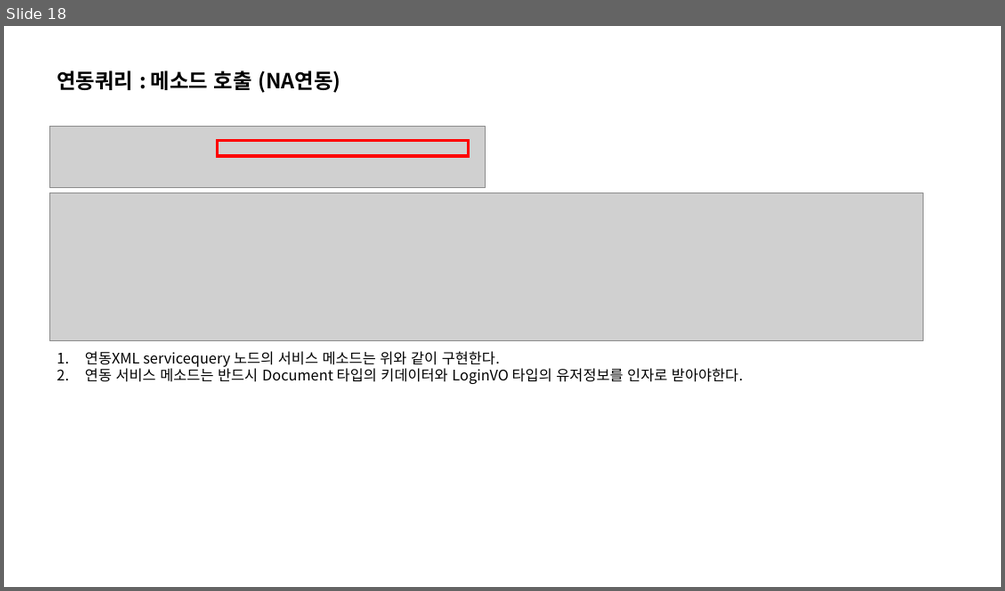
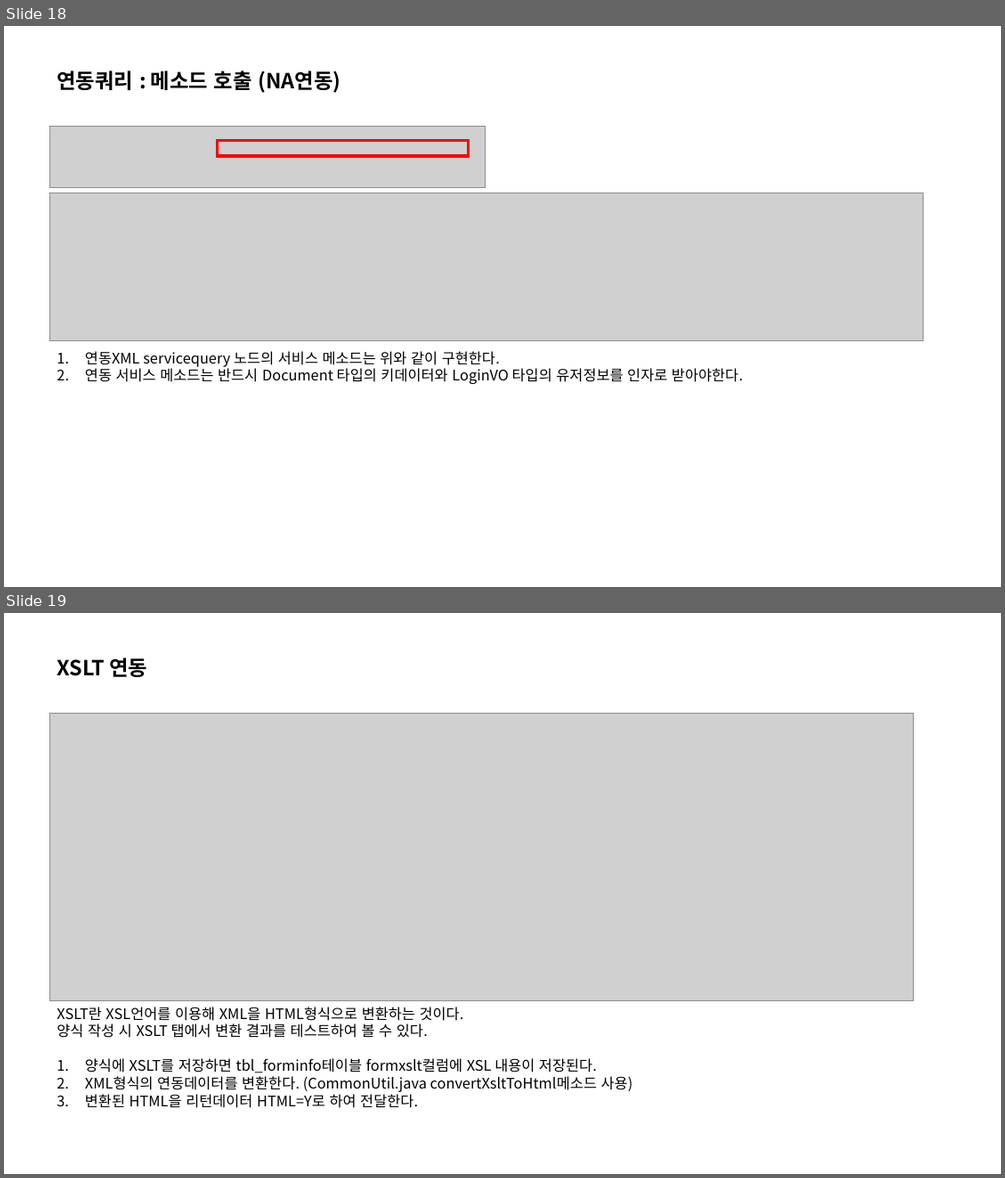
Before and after one commit to Shim8934/refactor_ezFlow4Java, a slide deck: docs/tech/ezApprovalG/전자결재연동/전자결재 연동 개발 가이드 문서.pptx. Shown one above the other, each under a label of ours: slide 18 before the commit, slides 18 and 19 after it. The pictures are 1005x591 and 1005x1178 pixels, drawn with LibreOffice and Linux fonts; fonts in the diff are those of the drawing; grey boxes stand for pictures. Boxes give left, top, right and bottom in pixels: in the first picture for what was removed or moved away, otherwise in the second. Text is boxed around its words. In the diff, an @@ line names an element or a change of style, - is before the commit and + after.

Commit message:
* 전자결재 연동 개발 가이드 문서 업데이트 (XSLT)

```diff
--- a/docs/tech/ezApprovalG/전자결재연동/전자결재 연동 개발 가이드 문서.pptx
+++ b/docs/tech/ezApprovalG/전자결재연동/전자결재 연동 개발 가이드 문서.pptx
@@ slide 19 added at (x1=4, y1=613, x2=1001, y2=1174), background #FFFFFF @@
@@ text added at (x1=57, y1=657, x2=147, y2=677), 20 pt, text #000000, bold @@
+XSLT 연동
@@ picture added at (x1=49, y1=714, x2=914, y2=1000) @@
@@ text added at (x1=57, y1=1006, x2=633, y2=1108), 14 pt, text #000000 @@
+XSLT란 XSL언어를 이용해 XML을 HTML형식으로 변환하는 것이다.
+양식 작성 시 XSLT 탭에서 변환 결과를 테스트하여 볼 수 있다.
+1. 양식에 XSLT를 저장하면 tbl_forminfo테이블 formxslt컬럼에 XSL 내용이 저장된다.
+2. XML형식의 연동데이터를 변환한다. (CommonUtil.java convertXsltToHtml메소드 사용)
+3. 변환된 HTML을 리턴데이터 HTML=Y로 하여 전달한다.
```
Also in this commit, not shown: 2 slides changed.
